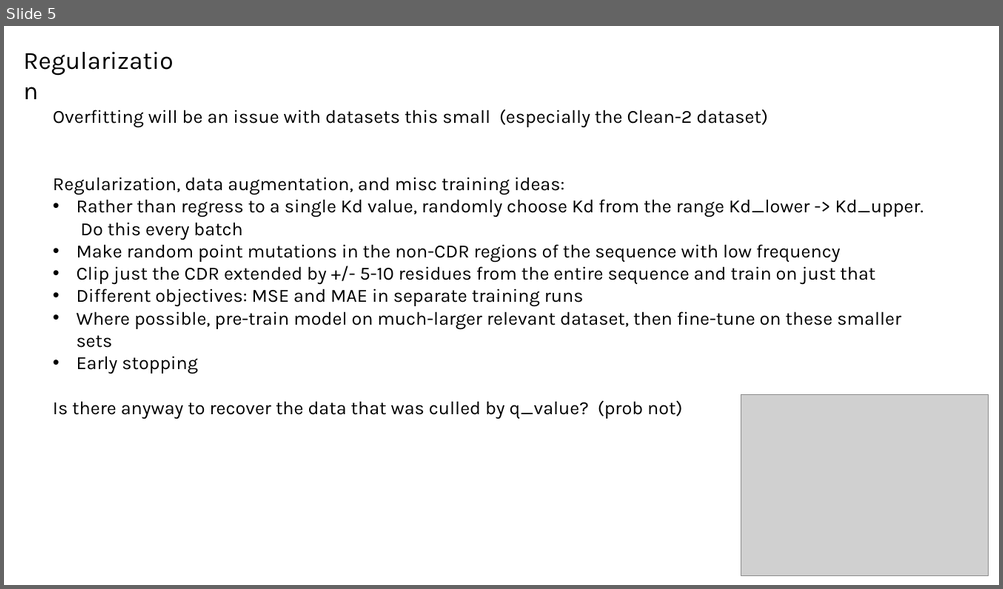
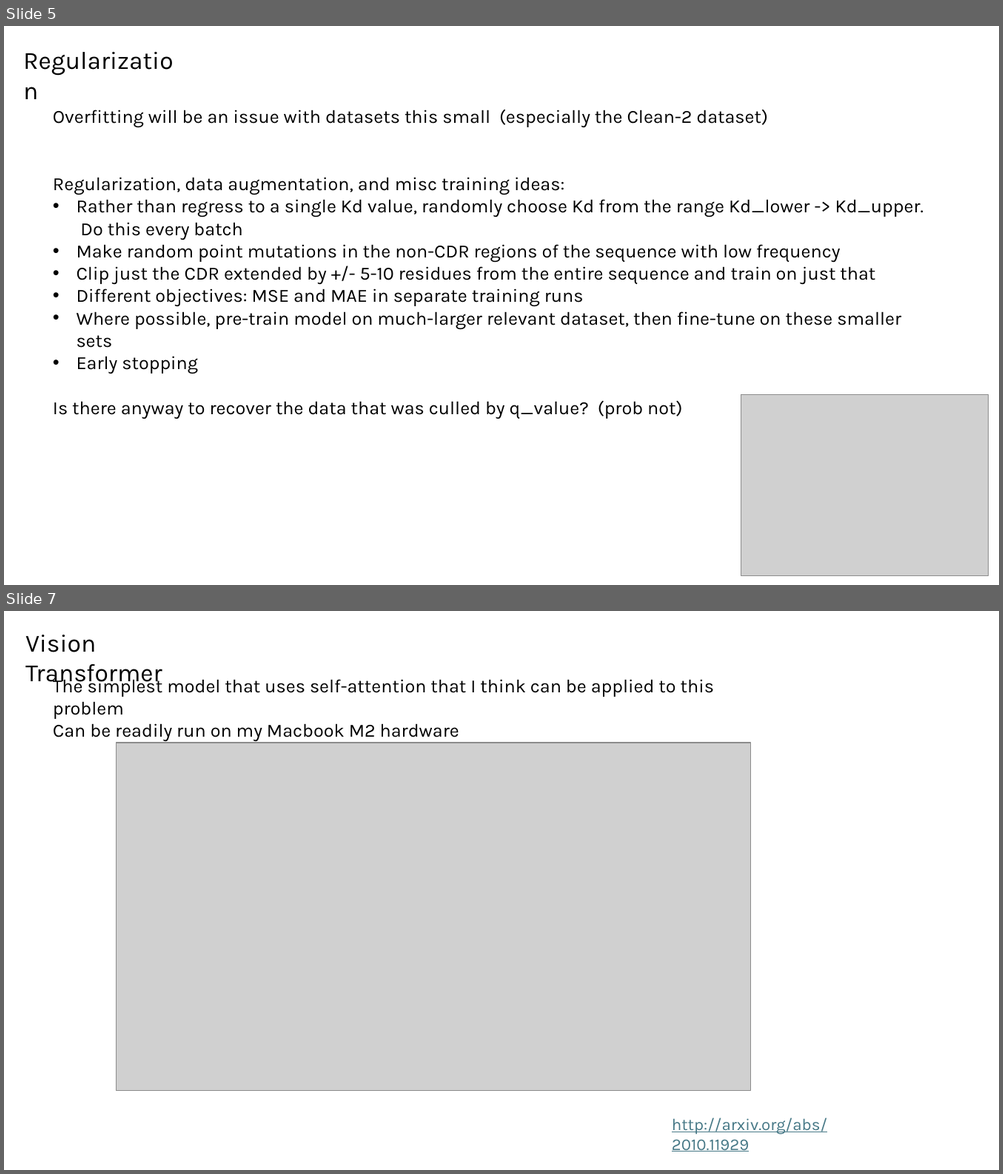
Before and after one commit to planaria158/BERT-antibody-antigen-binding-energy, a slide deck: Homework-aAlphaBio.pptx. Shown one above the other, each under a label of ours: slide 5 before the commit, slides 5 and 7 after it; the slides between them are not shown. The pictures are 1003x589 and 1003x1174 pixels, drawn with LibreOffice and Linux fonts; fonts in the diff are those of the drawing; grey boxes stand for pictures. Boxes give left, top, right and bottom in pixels: in the first picture for what was removed or moved away, otherwise in the second. Text is boxed around its words. In the diff, an @@ line names an element or a change of style, - is before the commit and + after.

```diff
--- a/Homework-aAlphaBio.pptx
+++ b/Homework-aAlphaBio.pptx
@@ slide 7 added at <box>4,611,999,1170</box>, background #FFFFFF @@
@@ text added at <box>25,635,162,688</box>, 24 pt, text #000000 @@
+Vision Transformer
@@ text added at <box>53,675,714,741</box>, 18 pt, text #000000 @@
+The simplest model that uses self-attention that I think can be applied to this problem
+Can be readily run on my Macbook M2 hardware
@@ picture added at <box>116,743,750,1091</box> @@
@@ text added at <box>671,1118,827,1152</box>, 16 pt, text #467886, underline @@
+http://arxiv.org/abs/2010.11929
```
Also in this commit, not shown: 3 slides changed, 1 other slide added, 5 other files.
